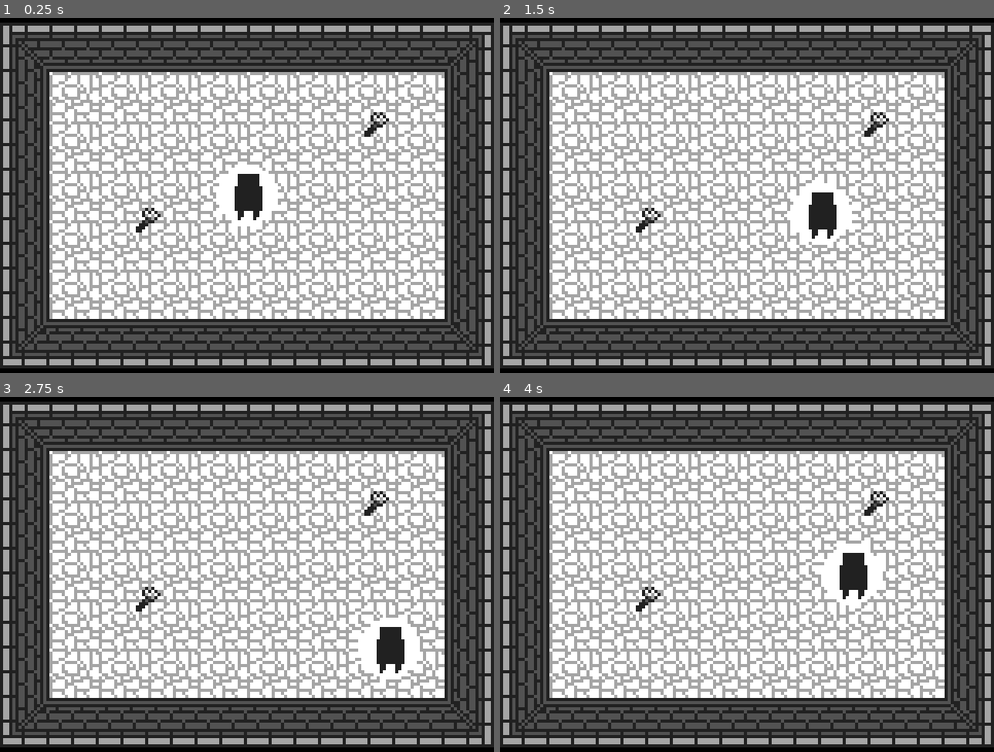
Above: before the commit, frames 1-4 (two rows, left to right).
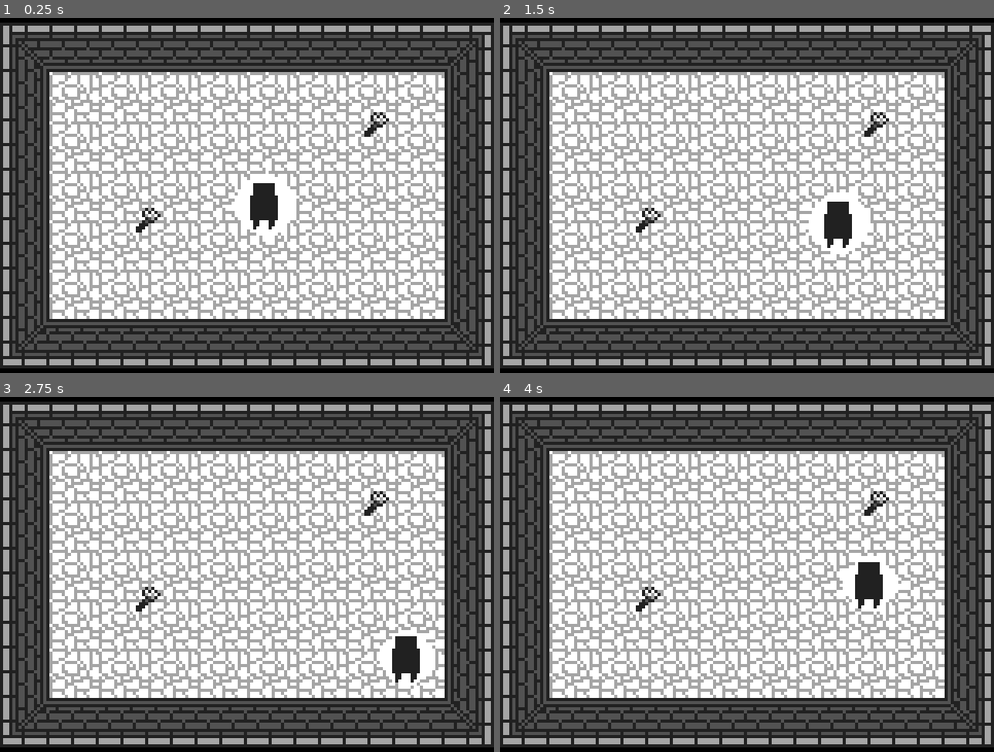
Above: after the commit, the same moments.

Repository: LucaAndreoli-code/GBJam14
Game: Godot game, scene res://scenes/demo/test_room/test_room_dazorn.tscn
Same seed, same stepped clock (60 frames per second), same inputs: the game is played once before the commit and once after it. This scene is started directly instead of the project's main scene.
Inputs:
- Up to frame 1 (0.25 s): no input
- Up to frame 2 (1.5 s): tap Enter at 0.5 s; hold Right (dpad_right) 0.53-1.28 s; hold X (btn_a) 0.53-1.28 s; hold Down (dpad_down) from 1.28 s (still down); tap Z (btn_b) at 1.35 s
- Up to frame 3 (2.75 s): release Down (dpad_down) at 2.03 s; hold Right (dpad_right) from 2.03 s (still down); hold X (btn_a) from 2.03 s (still down)
- Up to frame 4 (4 s): release Right (dpad_right) at 2.78 s; release X (btn_a) at 2.78 s; hold Up (dpad_up) 2.78-3.53 s; tap Z (btn_b) at 2.85 s; hold Left (dpad_left) from 3.53 s (still down); hold X (btn_a) from 3.53 s (still down)

The runs differ from the first frame. In frame 1, 1.3% of the frame differs, in the area x 43-60%, y 41-62%; in frame 2, 1.3%; in frame 3, 1.3%; in frame 4, 1.3%.

Commit message:
Created player entity

Diff:
--- /dev/null
+++ b/entities/player_dungeon/player.tscn
@@ -0,0 +1,19 @@
+[gd_scene format=3 uid="uid://bh82ko1slmy55"]
+
+[ext_resource type="Script" uid="uid://d2qdjcdrj8f8n" path="res://entities/player_dungeon/player_controller.gd" id="1_symyc"]
+[ext_resource type="Texture2D" uid="uid://cxo15djkm4hxy" path="res://assets/sprites/demo/temp_player_light.png" id="2_sglur"]
+[ext_resource type="Texture2D" uid="uid://0ykypjmmgjq6" path="res://assets/sprites/demo/temp_player.png" id="3_bls4j"]
+
+[sub_resource type="RectangleShape2D" id="RectangleShape2D_0mymv"]
+
+[node name="Player" type="CharacterBody2D" unique_id=39549468]
+script = ExtResource("1_symyc")
+
+[node name="InnerLightSprite" type="Sprite2D" parent="." unique_id=603036724]
+texture = ExtResource("2_sglur")
+
+[node name="Sprite" type="Sprite2D" parent="." unique_id=1406297878]
+texture = ExtResource("3_bls4j")
+
+[node name="CollisionShape2D" type="CollisionShape2D" parent="." unique_id=856247225]
+shape = SubResource("RectangleShape2D_0mymv")
--- a/scenes/demo/test_room/player_temp_controller.gd
+++ b/entities/player_dungeon/player_controller.gd
@@ -6,7 +6,7 @@
 @export var torch_light_radius: float = 40.0
 @export var player_light_max_diameter: float = 20.0
 
-@onready var _player_light: Sprite2D = $LightSprite
+@onready var _player_light: Sprite2D = $InnerLightSprite
 
 var _torch: TorchManager
 
@@ -26,7 +26,8 @@
 	move_and_slide()
 
 func get_light_radius() -> float:
-	return torch_light_radius * _torch.get_light_value()
+	var light_value := _torch.get_light_value()
+	return torch_light_radius * clamp(light_value, 0.25, 1.0)
 
 func _scale_player_light() -> void:
 	var d: int = int(round(player_light_max_diameter * _torch.get_light_value()))
--- a/scenes/demo/test_room/test_room_dazorn.tscn
+++ b/scenes/demo/test_room/test_room_dazorn.tscn
@@ -1,9 +1,7 @@
 [gd_scene format=4 uid="uid://8g2kqqw3l7yp"]
 
 [ext_resource type="Texture2D" uid="uid://bxtcrthh2vobe" path="res://assets/tilesets/demo/dungeon_tileset.png" id="1_hskl6"]
-[ext_resource type="Script" uid="uid://dg14dg2mbg8n7" path="res://scenes/demo/test_room/player_temp_controller.gd" id="2_xq2r0"]
-[ext_resource type="Texture2D" uid="uid://0ykypjmmgjq6" path="res://assets/sprites/demo/temp_player.png" id="3_xq2r0"]
-[ext_resource type="Texture2D" uid="uid://cxo15djkm4hxy" path="res://assets/sprites/demo/temp_player_light.png" id="4_2w3gs"]
+[ext_resource type="PackedScene" uid="uid://bh82ko1slmy55" path="res://entities/player_dungeon/player.tscn" id="2_xq2r0"]
 [ext_resource type="PackedScene" uid="uid://bapyqpwaah2kx" path="res://entities/torch/torch_interactable.tscn" id="4_l5dg3"]
 
 [sub_resource type="TileSetAtlasSource" id="TileSetAtlasSource_e4vl8"]
@@ -33,18 +31,10 @@
 tile_map_data = PackedByteArray("AAAJAAEAAAABAAAAAAAAAAEAAAAAAAAAAAAAAAcAAAAAAAEAAAAJAAcAAAABAAEAAAABAAEAAAABAAIAAAACAA …(1040 unchanged characters)…
 tile_set = SubResource("TileSet_0mymv")
 
-[node name="FakePlayer" type="CharacterBody2D" parent="." unique_id=2085378037 groups=["light_sources"]]
-position = Vector2(80, 72)
-script = ExtResource("2_xq2r0")
+[node name="Player" parent="." unique_id=39549468 groups=["light_sources"] instance=ExtResource("2_xq2r0")]
+position = Vector2(86, 75)
+torch_duration_seconds = 60
 torch_light_radius = 20.0
-
-[node name="LightSprite" type="Sprite2D" parent="FakePlayer" unique_id=780955968]
-texture = ExtResource("4_2w3gs")
-
-[node name="PlayerSprite" type="Sprite2D" parent="FakePlayer" unique_id=718595948]
-z_index = 1
-position = Vector2(1, 0)
-texture = ExtResource("3_xq2r0")
 
 [node name="TorchInteractable" parent="." unique_id=555735461 groups=["light_sources"] instance=ExtResource("4_l5dg3")]
 position = Vector2(48, 80)
Not shown, added: entities/player_dungeon/player_controller.gd.uid
Not shown, removed: scenes/demo/test_room/player_temp_controller.gd.uid
